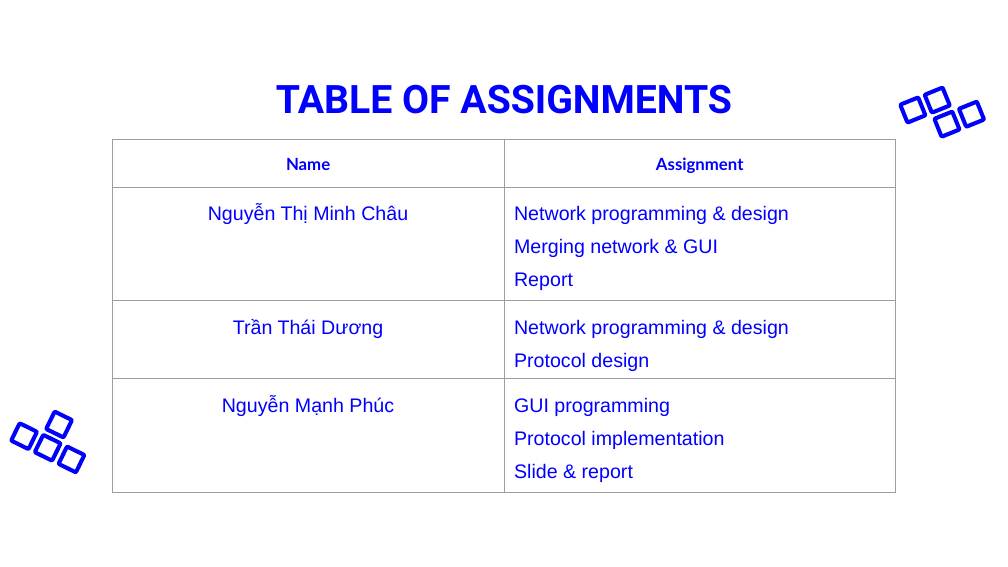
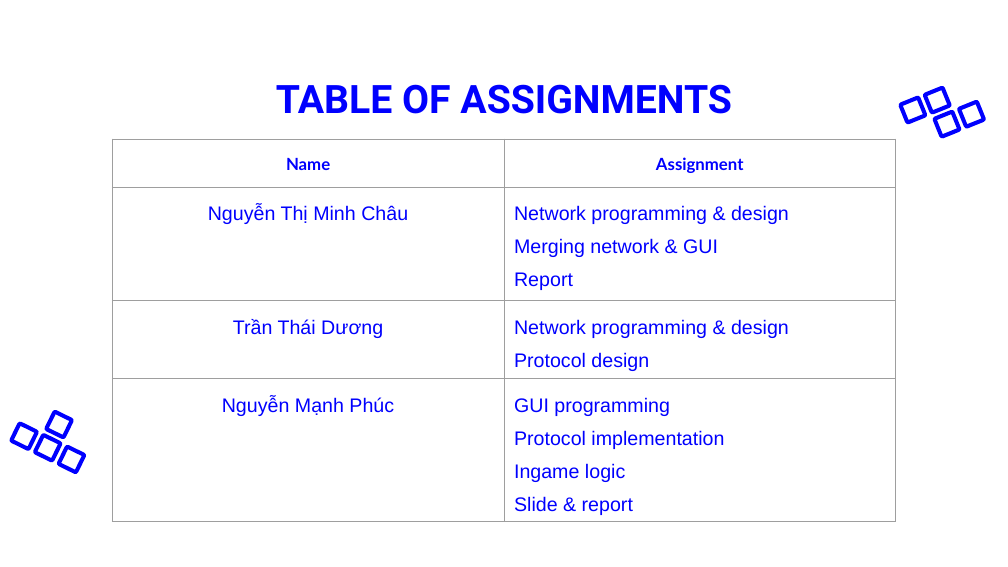
Before and after one commit to ntmchau2202/Network-Programming-20202, a slide deck: slide 2 of Presentation/NP-group3-Caro-final.pptx. Drawn at 1008x567 pixels with LibreOffice and Linux fonts; fonts in the diff are those of the drawing; background and template pictures are left out. Boxes give left, top, right and bottom in pixels: in the first picture for what was removed or moved away, otherwise in the second. Text is boxed around its words. In the diff, an @@ line names an element or a change of style, - is before the commit and + after.

```diff
--- a/Presentation/NP-group3-Caro-final.pptx
+++ b/Presentation/NP-group3-Caro-final.pptx
@@ table at [112, 139, 896, 526] @@
-row 4, column 2: GUI programming / Protocol implementation / Slide & report
+row 4, column 2: GUI programming / Protocol implementation / Ingame logic / Slide & report
```
Also in this commit, not shown: 4 other files.
